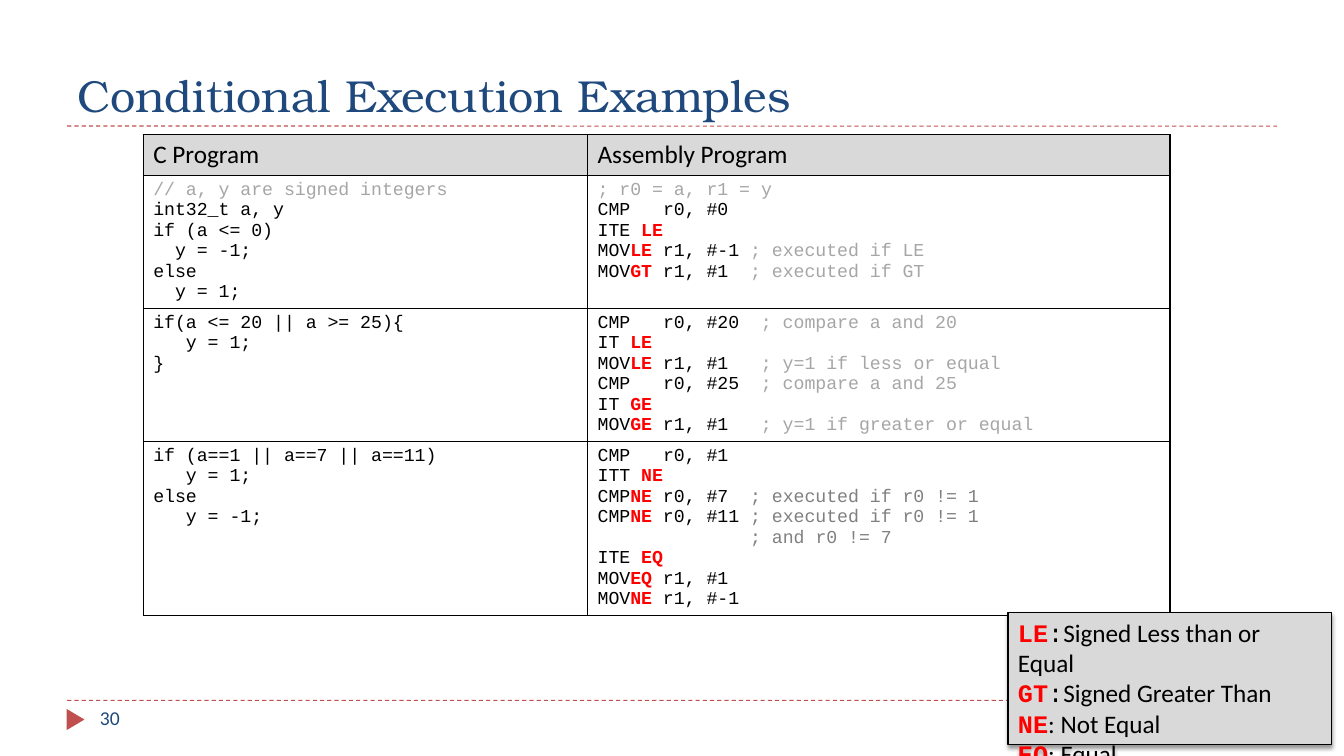
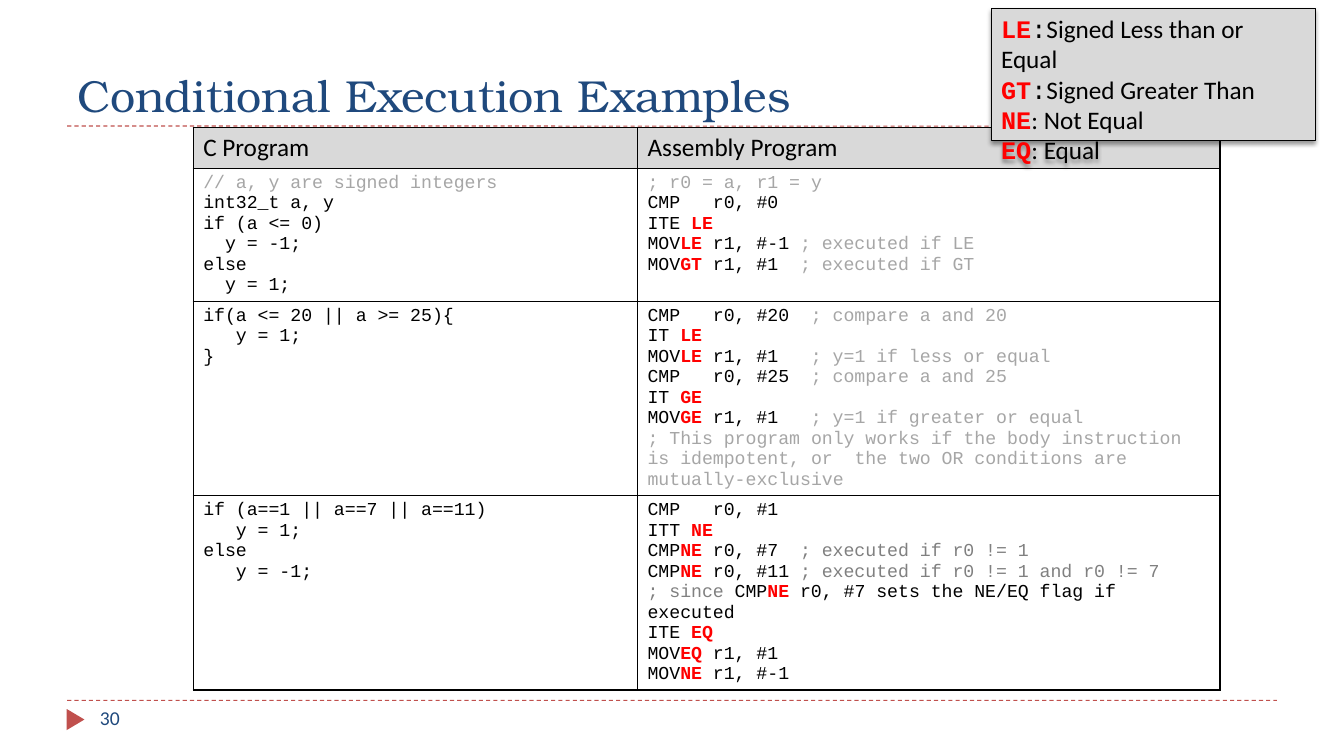
Before and after one commit to guhofstra/CSC111Fa26, a slide deck: slide 30 of PPTs/Ch6_ARM_Control_Flow.pptx. Drawn at 1344x756 pixels with LibreOffice and Linux fonts; fonts in the diff are those of the drawing. Boxes give left, top, right and bottom in pixels: in the first picture for what was removed or moved away, otherwise in the second. Text is boxed around its words. In the diff, an @@ line names an element or a change of style, - is before the commit and + after.

```diff
--- a/PPTs/Ch6_ARM_Control_Flow.pptx
+++ b/PPTs/Ch6_ARM_Control_Flow.pptx
@@ rectangle "LE:Signed Less than or Equal": place and size @@
-rectangle "LE:Signed Less than or Equal" at [1008, 612, 1332, 744]
+rectangle "LE:Signed Less than or Equal" at [991, 8, 1315, 140]
@@ table at [194, 127, 1221, 701] @@
-row 3, column 2: CMP r0, #20 ; compare a and 20 / IT LE / MOVLE r1, #1 ; y=1 if less or equal / CMP r0, #25 ; compare a and 25 / IT GE / MOVGE r1, #1 ; y=1 if greater or equal
+row 3, column 2: CMP r0, #20 ; compare a and 20 / IT LE / MOVLE r1, #1 ; y=1 if less or equal / CMP r0, #25 ; compare a and 25 / IT GE / MOVGE r1, #1 ; y=1 if greater or equal / ; This program only works if the body instruction is idempotent, or the two OR conditions are mutually-exclusive
-row 4, column 2: CMP r0, #1 / ITT NE / CMPNE r0, #7 ; executed if r0 != 1 / CMPNE r0, #11 ; executed if r0 != 1 / ; and r0 != 7 / ITE EQ / MOVEQ r1, #1 / MOVNE r1, #-1
+row 4, column 2: CMP r0, #1 / ITT NE / CMPNE r0, #7 ; executed if r0 != 1 / CMPNE r0, #11 ; executed if r0 != 1 and r0 != 7 / ; since CMPNE r0, #7 sets the NE/EQ flag if executed / ITE EQ / MOVEQ r1, #1 / MOVNE r1, #-1
@@ table: place and size @@
-table at [143, 134, 1171, 690]
+table at [194, 127, 1221, 701]
```
Also in this commit, not shown: 18 other slides changed, 2 slides removed, 3 other files.
